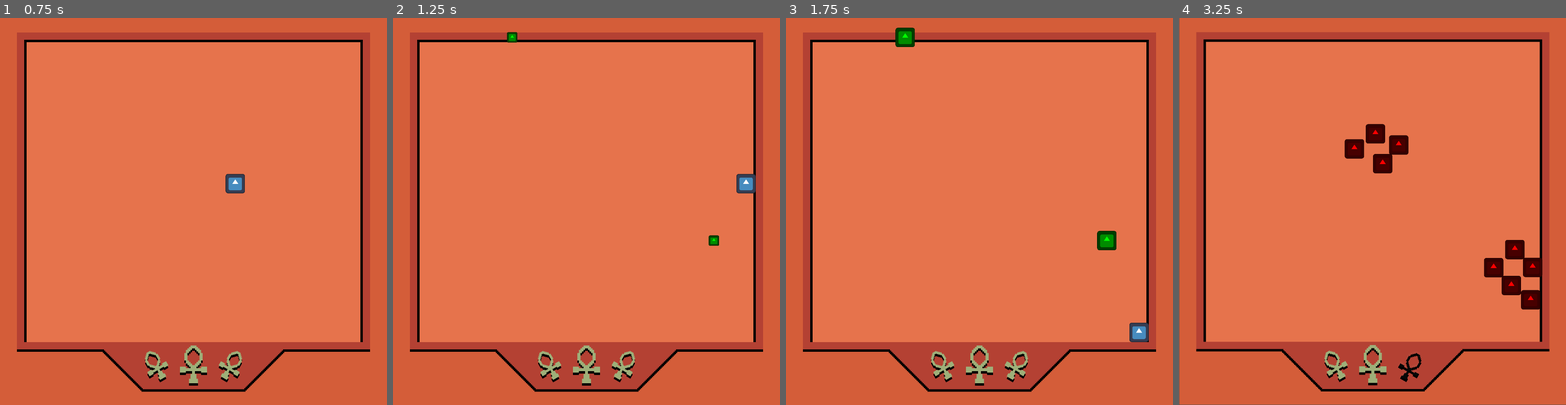
Above: before the commit, frames 1-4 (left to right).
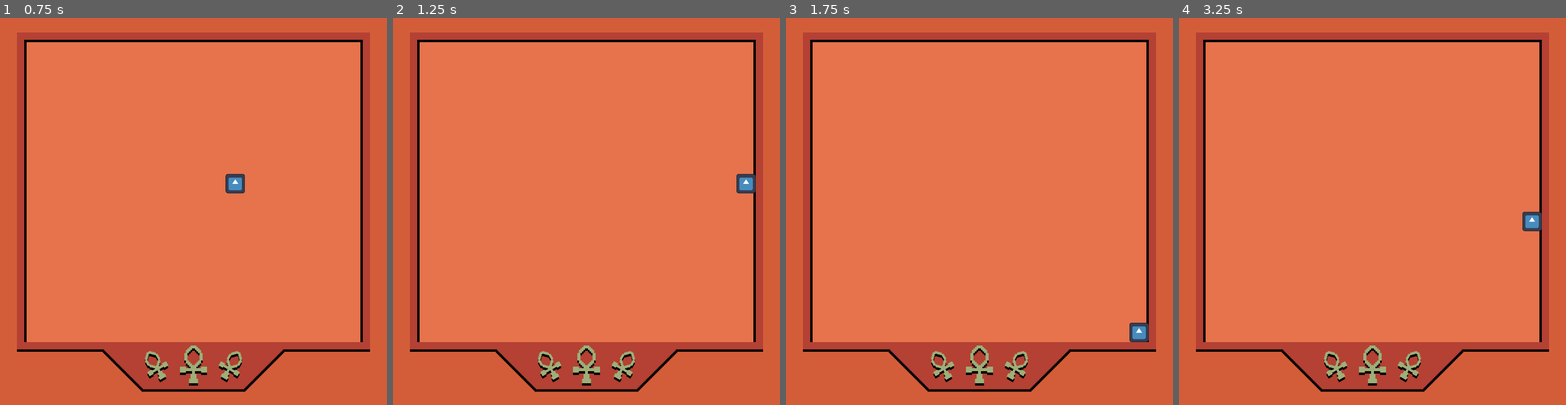
Above: after the commit, the same moments.

Repository: 0ctodice/GMTK-2026
Game: Godot game, scene res://Scene/world.tscn
Same seed, same stepped clock (60 frames per second), same inputs: the game is played once before the commit and once after it. The engine's default icon, where the game draws it, is replaced by a stand-in: a white triangle on a blue panel in a dark square.
Inputs:
- Up to frame 1 (0.75 s): tap Enter at 0.5 s; hold D (move_right) from 0.53 s (still down); hold T from 0.53 s (still down)
- Up to frame 2 (1.25 s): keep holding D (move_right); keep holding T
- Up to frame 3 (1.75 s): release D (move_right) at 1.28 s; release T at 1.28 s; hold S (move_down) from 1.28 s (still down); tap Space (dash) at 1.35 s; tap T at 1.55 s
- Up to frame 4 (3.25 s): release S (move_down) at 2.03 s; hold D (move_right) 2.03-2.78 s; hold T 2.03-2.78 s; hold W (move_up) from 2.78 s (still down); tap T at 2.85 s

Frame 1 is identical in both runs. In frame 2, 0.1% of the frame differs, in the area x 29-85%, y 3-59%; in frame 3, 0.5%; in frame 4, 4.1%, in the area x 0-100%, y 0-100%.

Commit message:
level switch base done

Diff:
--- a/Scene/level_manager.tscn
+++ b/Scene/level_manager.tscn
@@ -8,4 +8,3 @@
 spawn_scene = ExtResource("2_ostif")
 
 [node name="SpawnTimer" type="Timer" parent="." unique_id=1490959029]
-autostart = true
--- a/Scene/world.tscn
+++ b/Scene/world.tscn
@@ -43,10 +43,18 @@
 
 [node name="LevelManager" parent="." unique_id=1444721510 instance=ExtResource("1_dlwip")]
 
+[node name="TopLeft" type="Node2D" parent="LevelManager" unique_id=1869619658]
+position = Vector2(32, 32)
+
+[node name="BottomRight" type="Node2D" parent="LevelManager" unique_id=1426001404]
+position = Vector2(288, 256)
+
 [node name="NavigationRegion2D" type="NavigationRegion2D" parent="." unique_id=800454323]
+visible = false
 navigation_polygon = SubResource("NavigationPolygon_pcvp0")
 
 [node name="RigidBody2D" type="StaticBody2D" parent="." unique_id=901506894]
+visible = false
 
 [node name="CollisionPolygon2D" type="CollisionPolygon2D" parent="RigidBody2D" unique_id=225221042]
 position = Vector2(0, 6)
--- a/Script/base_enemy.gd
+++ b/Script/base_enemy.gd
@@ -49,3 +49,8 @@
 
 	tween_resume = create_tween()
 	tween_resume.tween_method(func(value: bool): can_move = value, false, true, 1)
+
+func _input(_event: InputEvent) -> void:
+	if Input.is_key_pressed(KEY_T):
+		EventBus.enemy_died.emit()
+		queue_free()
--- a/Script/event_bus.gd
+++ b/Script/event_bus.gd
@@ -2,6 +2,12 @@
 
 signal took_damage
 
+signal enemies_spawned(enemie_number)
+signal enemy_died()
+
 signal player_died
 signal player_revived
 signal game_over
+
+signal new_level(level_index)
+signal game_finished
--- a/Script/level_manager.gd
+++ b/Script/level_manager.gd
@@ -2,32 +2,44 @@
 
 @export var spawn_scene: PackedScene
 @export var enemy_sprite_size: Vector2 = Vector2.ONE * 16
+
 @onready var spawn_timer: Timer = $SpawnTimer
-
-var rng: RandomNumberGenerator
-var screen_size: Vector2
+@onready var top_left_spawn_zone_point: Node2D = $TopLeft
+@onready var bottom_right_spawn_zone_point: Node2D = $BottomRight
 
 var max_spawners_number: int
 var total_spawners: int = 0
+var total_enemies_alive: int = 0
 
 var can_spawn: bool = true
+var finished_spawning: bool = false
+
+var current_level: int = 0
+
 
 # Called when the node enters the scene tree for the first time.
 func _ready():
-	rng = RandomNumberGenerator.new()
-	screen_size = get_viewport().get_visible_rect().size
 	spawn_timer.timeout.connect(_create_spawners)
-	max_spawners_number = rng.randi_range(5, 12)
+	set_level()
 	EventBus.player_died.connect(func(): can_spawn = false)
+	EventBus.enemies_spawned.connect(func(new_enemies): total_enemies_alive += new_enemies)
+	EventBus.enemy_died.connect(_on_enemy_died)
 
 func _create_spawners():
 	spawn_timer.stop()
 	if can_spawn:
-		var spawner_number: int = rng.randi_range(1, 3)
+		var spawner_number: int = randi_range(1, 3)
 
 		for i in range(spawner_number):
-			var rand_x = rng.randf_range(enemy_sprite_size.x, screen_size.x - enemy_sprite_size.x - 32)
-			var rand_y = rng.randf_range(enemy_sprite_size.y, screen_size.y - enemy_sprite_size.y - 32)
+			var rand_x = randf_range(
+				top_left_spawn_zone_point.global_position.x + enemy_sprite_size.x,
+				bottom_right_spawn_zone_point.global_position.x - enemy_sprite_size.x
+			)
+
+			var rand_y = randf_range(
+				top_left_spawn_zone_point.global_position.y + enemy_sprite_size.y,
+				bottom_right_spawn_zone_point.global_position.y - enemy_sprite_size.y
+			)
 
 			var spawn_instance = spawn_scene.instantiate()
 			spawn_instance.global_position = Vector2(rand_x, rand_y)
@@ -35,4 +47,25 @@
 
 		total_spawners += spawner_number
 		if total_spawners < max_spawners_number:
-			spawn_timer.start(rng.randf_range(1, 5))
+			spawn_timer.start(randf_range(1, 5))
+		else:
+			finished_spawning = true
+
+func _on_enemy_died():
+	total_enemies_alive -= 1
+	if total_enemies_alive == 0 and finished_spawning:
+		if current_level < 12:
+			set_level()
+		else:
+			EventBus.game_finished.emit()
+
+func set_level():
+	current_level += 1
+	total_spawners = 0
+	finished_spawning = false
+	max_spawners_number = randi_range(5, 12)
+	EventBus.new_level.emit(current_level)
+	if current_level == 1:
+		spawn_timer.start(randf_range(1, 5))
+	else:
+		spawn_timer.start(randf_range(1, 5))
--- a/Script/spawn.gd
+++ b/Script/spawn.gd
@@ -31,6 +31,8 @@
 			enemy_instance.global_position = global_position
 			get_parent().add_child(enemy_instance)
 
+		EventBus.enemies_spawned.emit(spawn_number)
+
 	if tween:
 		tween.kill()
 
--- a/Script/ui_manager.gd
+++ b/Script/ui_manager.gd
@@ -11,7 +11,7 @@
 
 var tween: Tween
 
-var strive_remaining: int = 1
+var strive_remaining: int = 6
 
 enum STATES {
 	IN_GAME,
--- a/project.godot
+++ b/project.godot
@@ -23,8 +23,8 @@
 
 window/size/viewport_width=320
 window/size/viewport_height=320
-window/size/window_width_override=960
-window/size/window_height_override=960
+window/size/window_width_override=640
+window/size/window_height_override=640
 window/stretch/mode="canvas_items"
 
 [global_group]
